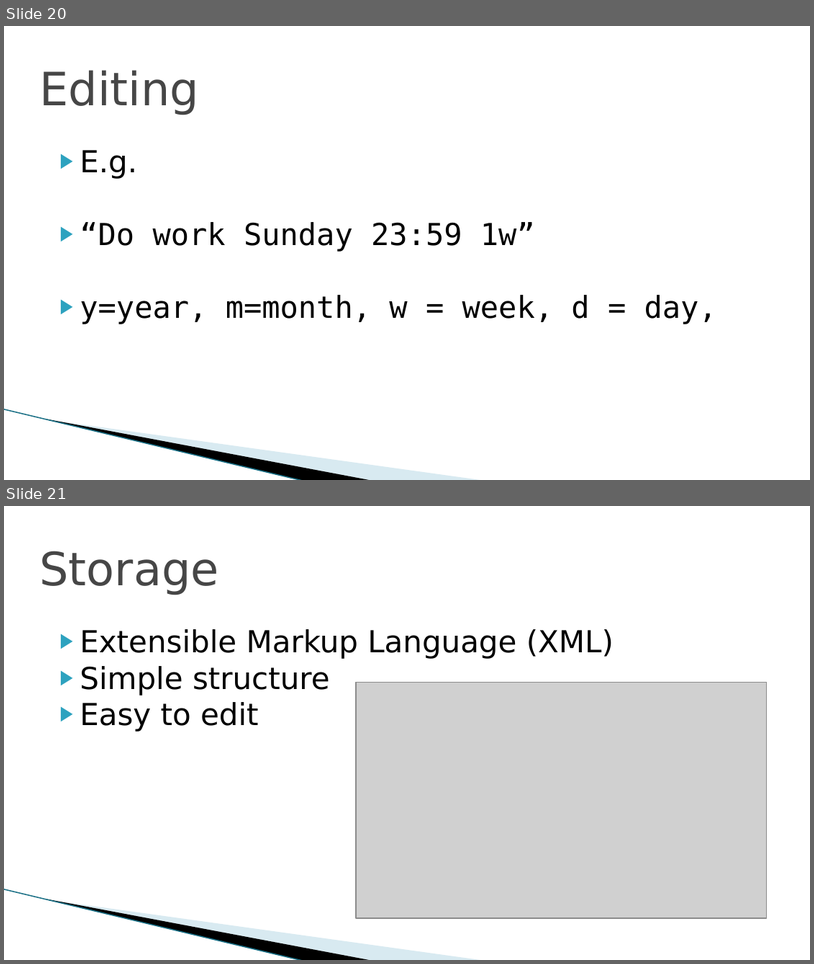
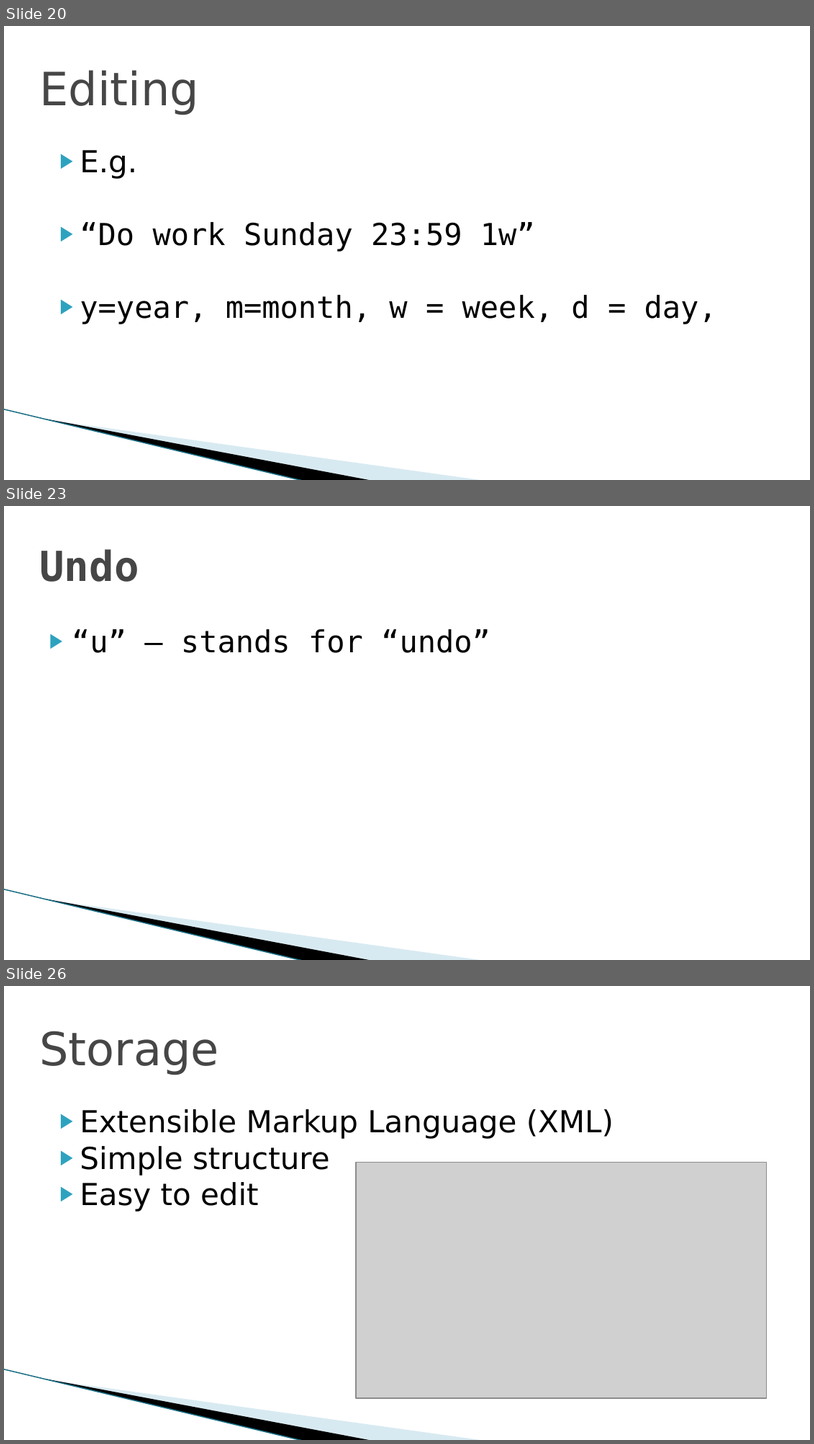
Before and after one commit to riwu/CS2101, a slide deck: WURI OP2.pptx. Shown one above the other, each under a label of ours: slides 20 and 21 before the commit, slides 20, 23 and 26 after it; the slides between them are not shown. The pictures are 814x964 and 814x1444 pixels, drawn with LibreOffice and Linux fonts; fonts in the diff are those of the drawing; grey boxes stand for pictures; background and template pictures are left out. Boxes give left, top, right and bottom in pixels: in the first picture for what was removed or moved away, otherwise in the second. Text is boxed around its words. In the diff, an @@ line names an element or a change of style, - is before the commit and + after.

```diff
--- a/WURI OP2.pptx
+++ b/WURI OP2.pptx
@@ slide 23 added at (x1=4, y1=506, x2=810, y2=960), background #FFFFFF; not listed: 3 template elements that a slide beside it also shows @@
@@ title added at (x1=39, y1=549, x2=139, y2=582), 36.9 pt, text #464646, bold @@
+Undo
@@ text added at (x1=72, y1=629, x2=491, y2=653), 27 pt, text #000000 @@
+▶ “u” – stands for “undo”
@@ what was slide 21 is now slide 26 @@
```
Also in this commit, not shown: 4 other slides added.
